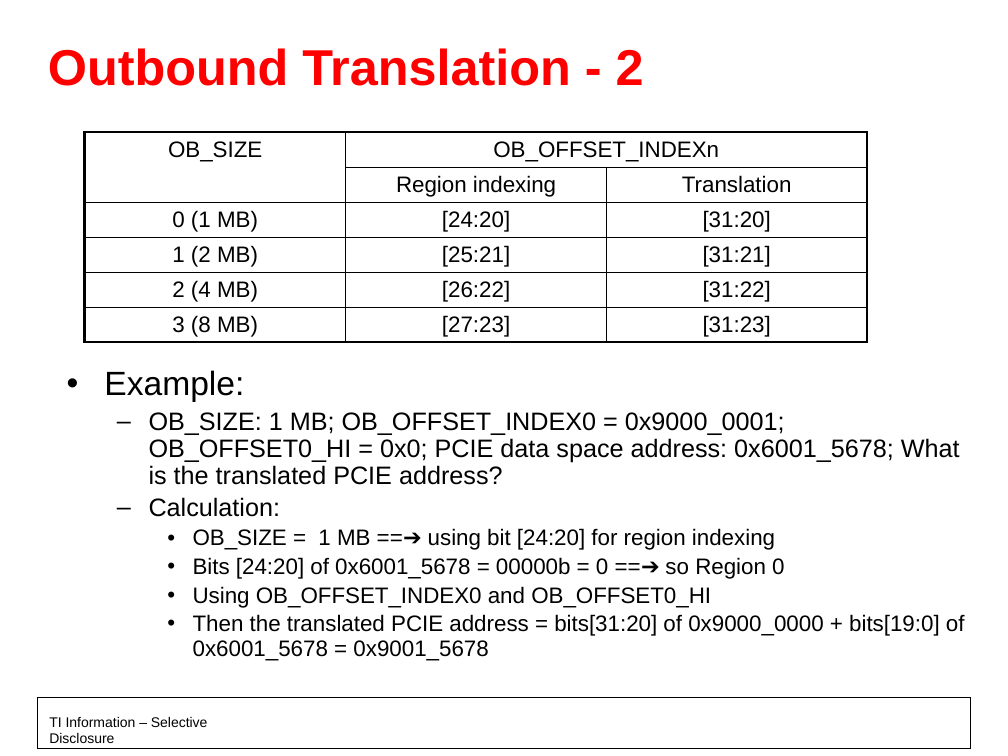
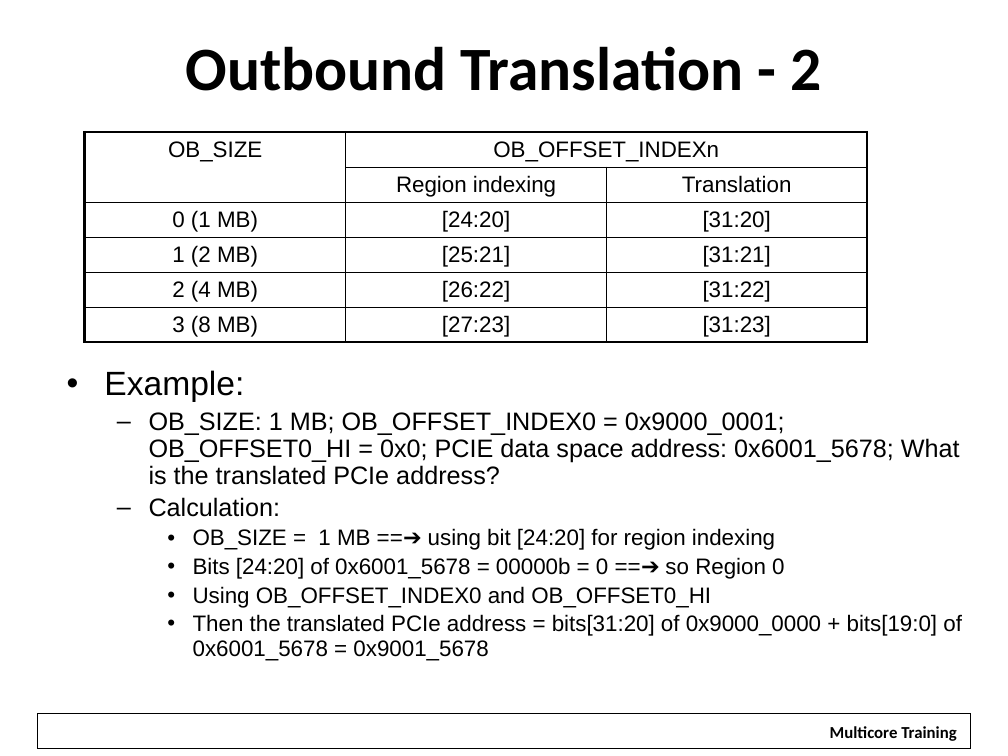
Before and after one commit to hari1989/keystone-workshop, a slide deck: slide 10 of slides/KeyStone PCI Express.pptx. Drawn at 1008x756 pixels with LibreOffice and Linux fonts; fonts in the diff are those of the drawing; background and template pictures are left out. Boxes give left, top, right and bottom in pixels: in the first picture for what was removed or moved away, otherwise in the second. Text is boxed around its words. In the diff, an @@ line names an element or a change of style, - is before the commit and + after.

Commit message:
updates for the Ottawa training

```diff
--- a/slides/KeyStone PCI Express.pptx
+++ b/slides/KeyStone PCI Express.pptx
@@ title "Outbound Translation - 2" at box(186, 46, 821, 91): size 36 to 44 pt, font Arial to Calibri, text colour #FF0000 to #000000; alignment left to centre @@
@@ text at box(149, 412, 960, 485): text changed @@
-  – OB_SIZE: 1 MB; OB_OFFSET_INDEX0 = 0x9000_0001; OB_OFFSET0_HI = 0x0; PCIE data space address: 0x6001_5678; What is the translated PCIE address?
+  – OB_SIZE: 1 MB; OB_OFFSET_INDEX0 = 0x9000_0001; OB_OFFSET0_HI = 0x0; PCIE data space address: 0x6001_5678; What is the translated PCIe address?
@@ text at box(193, 614, 962, 661): text changed @@
-    • Then the translated PCIE address = bits[31:20] of 0x9000_0000 + bits[19:0] of 0x6001_5678 = 0x9001_5678
+    • Then the translated PCIe address = bits[31:20] of 0x9000_0000 + bits[19:0] of 0x6001_5678 = 0x9001_5678
@@ rectangle: place and size @@
-rectangle at box(37, 698, 971, 749)
+rectangle at box(37, 714, 971, 749)
@@ text removed at box(49, 717, 208, 743) @@
-TI Information – Selective Disclosure
@@ rectangle added at box(818, 717, 968, 747), fill #FFFFFF, 12 pt, text #000000, bold @@
+Multicore Training
```
Also in this commit, not shown: 21 other slides changed, 1 slide added, 6 other files.
